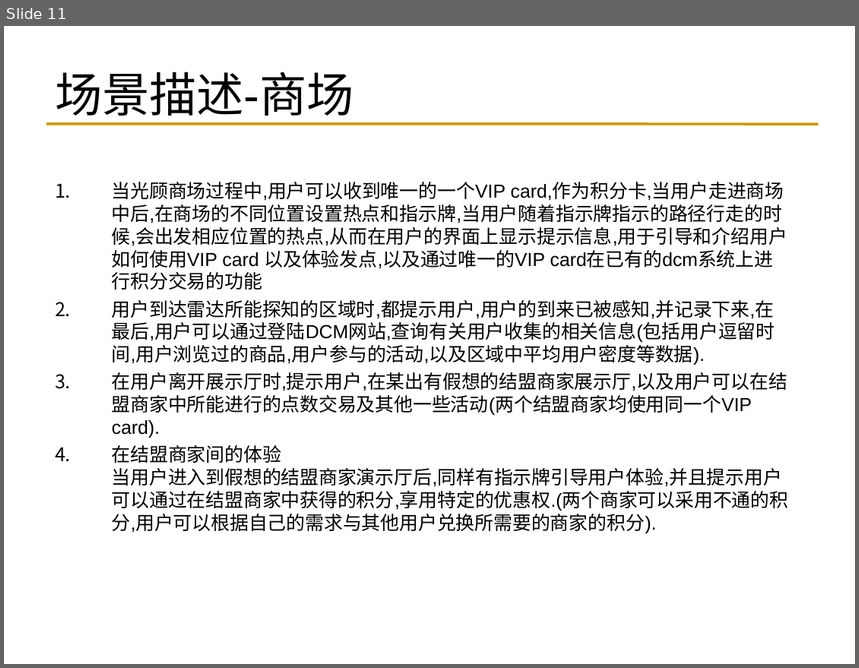
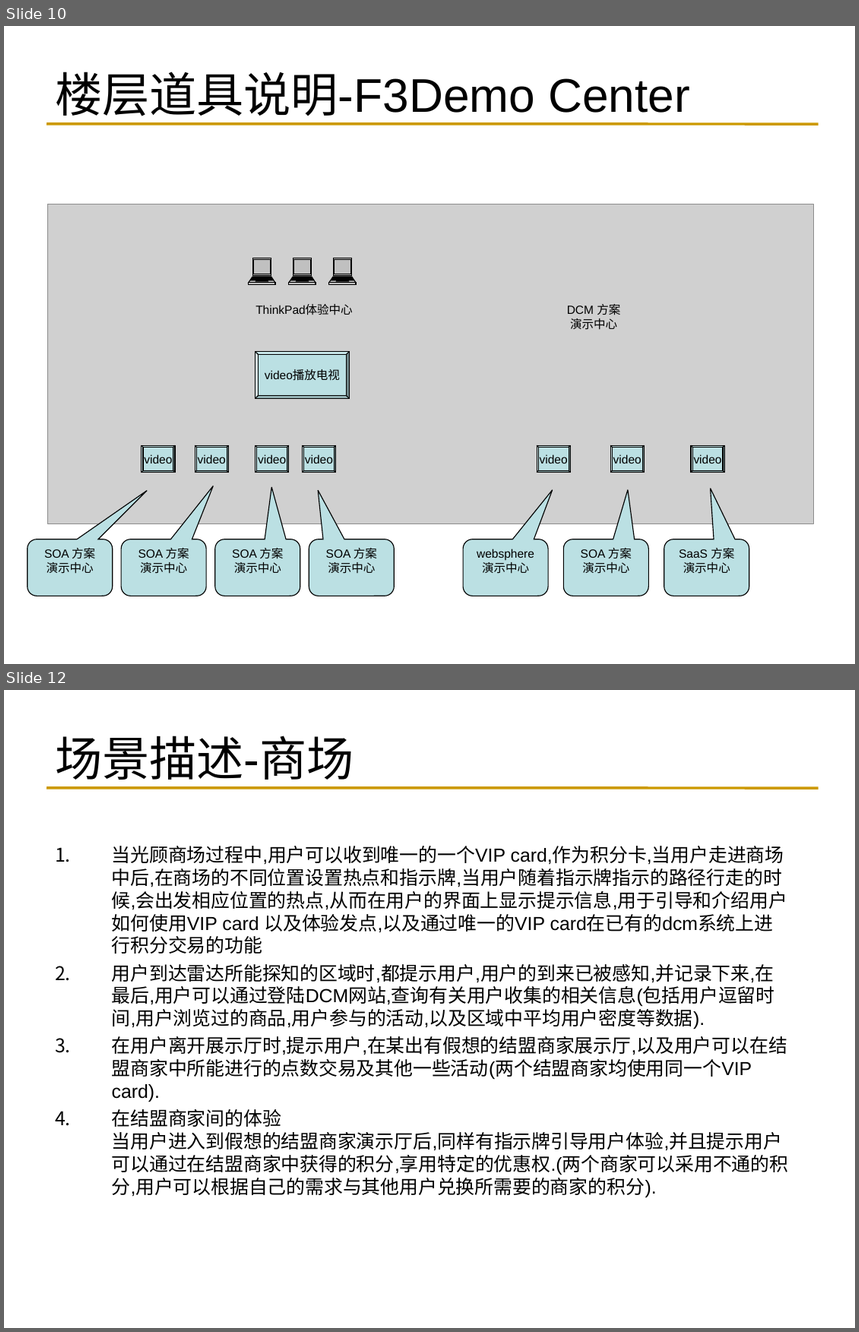
Before and after one commit to reetssydney/dcm, a slide deck: trunk/Second Life需求_张亮.ppt. Shown one above the other, each under a label of ours: slide 11 before the commit, slides 10 and 12 after it; the slides between them are not shown. The pictures are 859x668 and 859x1332 pixels, drawn with LibreOffice and Linux fonts; fonts in the diff are those of the drawing; grey boxes stand for pictures. Boxes give left, top, right and bottom in pixels: in the first picture for what was removed or moved away, otherwise in the second. Text is boxed around its words. In the diff, an @@ line names an element or a change of style, - is before the commit and + after.

```diff
--- a/trunk/Second Life需求_张亮.ppt
+++ b/trunk/Second Life需求_张亮.ppt
@@ slide 10 added at (4, 26, 855, 664), background #FFFFFF; not listed: 1 template element that a slide beside it also shows @@
@@ title added at (55, 72, 690, 124), 40 pt, text #000000 @@
+楼层道具说明-F3Demo Center
@@ picture added at (47, 205, 813, 525) @@
@@ freeform shape added at (248, 259, 275, 286), fill #C0C0C0, outline #000000 0.74 pt @@
@@ freeform shape added at (289, 259, 316, 286), fill #C0C0C0, outline #000000 0.74 pt @@
@@ freeform shape added at (329, 259, 356, 286), fill #C0C0C0, outline #000000 0.74 pt @@
@@ text added at (256, 304, 353, 316), 10 pt, text #000000 @@
+ThinkPad体验中心
@@ text added at (567, 304, 620, 330), 10 pt, text #000000 @@
+DCM 方案
+演示中心
@@ bevel added at (255, 352, 349, 399), fill #BBE0E3, outline #000000 0.74 pt, 10 pt, text #000000 @@
+video播放电视
@@ bevel added at (141, 446, 174, 473), fill #BBE0E3, outline #000000 0.74 pt, 10 pt, text #000000 @@
+video
@@ bevel added at (195, 446, 228, 473), fill #BBE0E3, outline #000000 0.74 pt, 10 pt, text #000000 @@
+video
@@ bevel added at (255, 446, 288, 473), fill #BBE0E3, outline #000000 0.74 pt, 10 pt, text #000000 @@
+video
@@ bevel added at (302, 446, 335, 473), fill #BBE0E3, outline #000000 0.74 pt, 10 pt, text #000000 @@
+video
@@ bevel added at (537, 446, 570, 473), fill #BBE0E3, outline #000000 0.74 pt, 10 pt, text #000000 @@
+video
@@ bevel added at (611, 446, 644, 473), fill #BBE0E3, outline #000000 0.74 pt, 10 pt, text #000000 @@
+video
@@ bevel added at (691, 446, 724, 473), fill #BBE0E3, outline #000000 0.74 pt, 10 pt, text #000000 @@
+video
@@ rounded speech box added at (27, 539, 112, 596), fill #BBE0E3, outline #000000 0.74 pt, 10 pt, text #000000 @@
+SOA 方案
+演示中心
@@ rounded speech box added at (122, 539, 207, 596), fill #BBE0E3, outline #000000 0.74 pt, 10 pt, text #000000 @@
+SOA 方案
+演示中心
@@ rounded speech box added at (215, 539, 300, 596), fill #BBE0E3, outline #000000 0.74 pt, 10 pt, text #000000 @@
+SOA 方案
+演示中心
@@ rounded speech box added at (309, 539, 394, 596), fill #BBE0E3, outline #000000 0.74 pt, 10 pt, text #000000 @@
+SOA 方案
+演示中心
@@ rounded speech box added at (463, 539, 548, 596), fill #BBE0E3, outline #000000 0.74 pt, 10 pt, text #000000 @@
+websphere
+演示中心
@@ rounded speech box added at (563, 539, 648, 596), fill #BBE0E3, outline #000000 0.74 pt, 10 pt, text #000000 @@
+SOA 方案
+演示中心
@@ rounded speech box added at (664, 539, 750, 596), fill #BBE0E3, outline #000000 0.74 pt, 10 pt, text #000000 @@
+SaaS 方案
+演示中心
@@ what was slide 11 is now slide 12 @@
```
Also in this commit, not shown: 2 slides changed, 1 other slide added, 1 slide removed.
